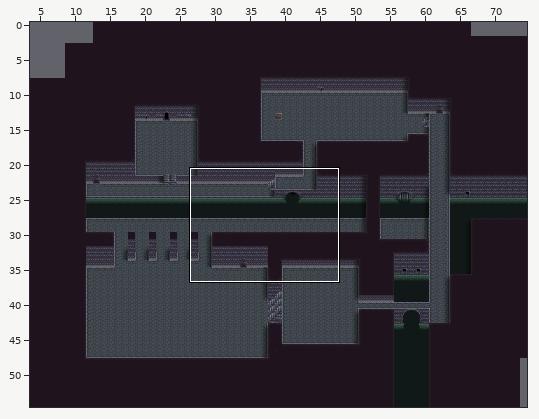
Level history. Tiled map: assets/mana/maps/sewers.tmx. Above, an overview of the earlier version with the close-up marked.
Close-up. Before the commit:
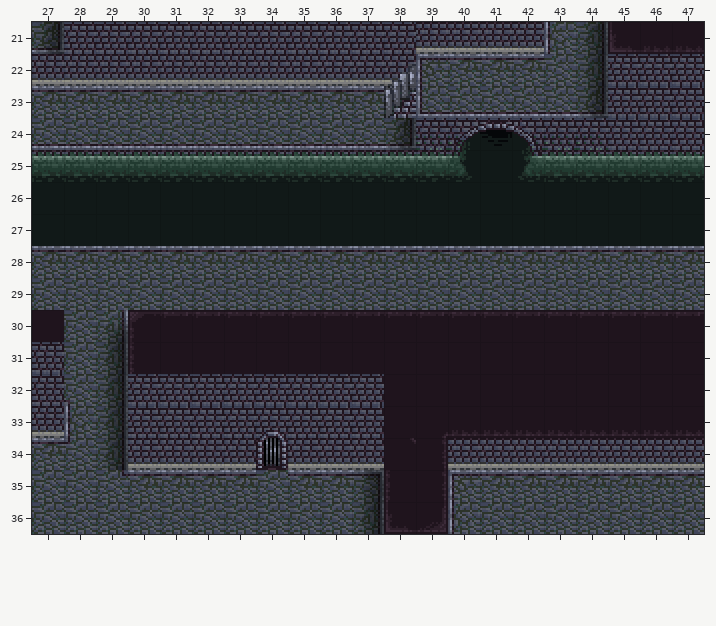
Cells are 16x16 px. Shown: x 27..47, y 21..36. The commit also changed other parts of the map, which this record leaves out.
And afterwards:
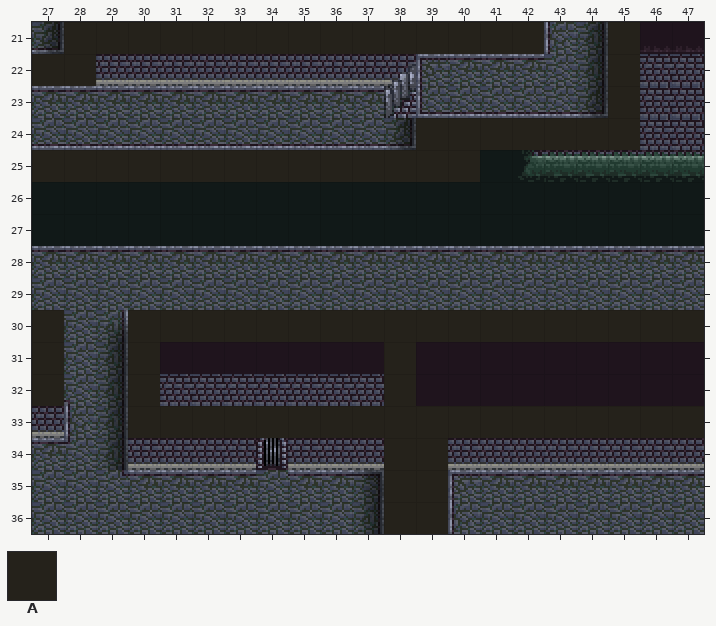
Key: from "browser": A 3 "solid".
_ is an empty cell.
Tiles of an added or newly shown layer are drawn over the layers below it.
Diff:
Layer "collision" (now shown):
y 21: x 28..42 _______________ -> AAAAAAAAAAAAAAA; x 45 _ -> A
y 22: x 27..28 __ -> AA; x 45 _ -> A
y 23: x 45 _ -> A
y 24: x 39..45 _______ -> AAAAAAA
y 25: x 27..40 ______________ -> AAAAAAAAAAAAAA
y 30: x 30..47 __________________ -> AAAAAAAAAAAAAAAAAA
y 31..32: x 27 _ -> A; x 30 _ -> A
y 33: x 30..37 ________ -> AAAAAAAA; x 40..47 ________ -> AAAAAAAA
y 34: x 39 _ -> A
y 35..36: x 38..39 __ -> AA
Changed places in both close-ups, as pixel boxes (x1, y1, x2, y2):
added: (32, 22, 640, 182)
added: (128, 310, 704, 534)
added: (32, 342, 64, 406)
